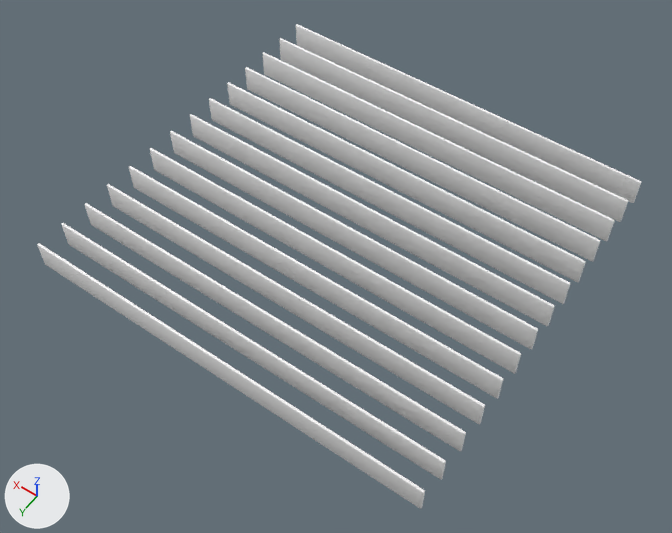
Two versions of the glTF model static/3D/Animation/qudrix-webgl_q1_attach_bioclimactic-pergola-Q27.glb, one commit apart.
Both versions are drawn from a 50 mm camera at (-2.19, 0.23, 7.26) aimed at (-0.06, -2.75, 2.59). Every picture has the same lights, and +X, +Y and +Z are marked at lower left. Both versions are drawn at frame 25 of the action 'Animation'; the numbers are the values there.

Names of what the first picture shows: 'attach_bioclimactic-pergola-Q27-pergola-001', 'attach_bioclimactic-pergola-Q27-pergola-002', 'attach_bioclimactic-pergola-Q27-pergola-003', 'attach_bioclimactic-pergola-Q27-pergola-004', 'attach_bioclimactic-pergola-Q27-pergola-005', 'attach_bioclimactic-pergola-Q27-pergola-006', 'attach_bioclimactic-pergola-Q27-pergola-007', 'attach_bioclimactic-pergola-Q27-pergola-008', 'attach_bioclimactic-pergola-Q27-pergola-009', 'attach_bioclimactic-pergola-Q27-pergola-010', 'attach_bioclimactic-pergola-Q27-pergola-011', 'attach_bioclimactic-pergola-Q27-pergola-012', 'attach_bioclimactic-pergola-Q27-pergola-013', 'attach_bioclimactic-pergola-Q27-pergola-014'.
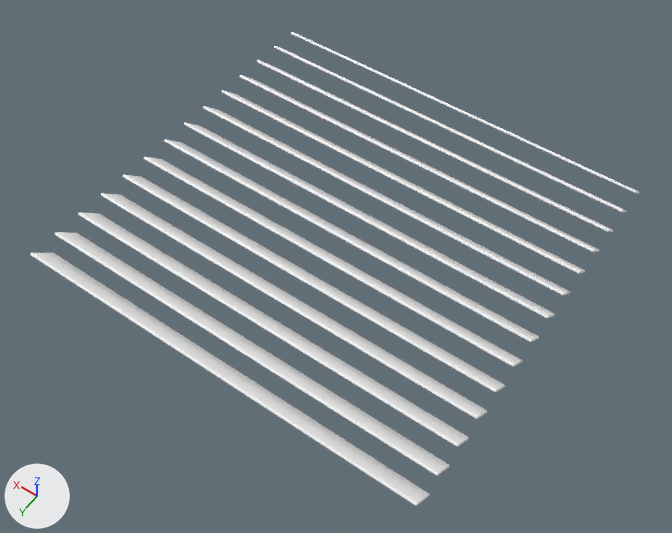
Changed parts and their boxes (x1, y1, x2, y2) in the pictures (672 x 533 px):
'attach_bioclimactic-pergola-Q27-pergola-011', moved, turned
    before: (245, 67, 600, 262)
    after: (222, 90, 585, 274)
'attach_bioclimactic-pergola-Q27-pergola-012', moved, turned
    before: (227, 82, 586, 282)
    after: (240, 75, 599, 252)
'attach_bioclimactic-pergola-Q27-pergola-010', turned
    before: (209, 98, 570, 304)
    after: (203, 106, 570, 295)
'attach_bioclimactic-pergola-Q27-pergola-009', turned
    before: (190, 114, 555, 326)
    after: (184, 123, 555, 318)
'attach_bioclimactic-pergola-Q27-pergola-013', turned
    before: (263, 52, 615, 241)
    after: (257, 60, 613, 232)
'attach_bioclimactic-pergola-Q27-pergola-008', turned
    before: (170, 131, 538, 349)
    after: (164, 139, 539, 342)
'attach_bioclimactic-pergola-Q27-pergola-014', turned
    before: (279, 38, 628, 222)
    after: (274, 46, 627, 213)
'attach_bioclimactic-pergola-Q27-pergola-007', turned
    before: (150, 148, 521, 374)
    after: (144, 157, 522, 367)
'attach_bioclimactic-pergola-Q27-pergola-006', turned
    before: (129, 166, 503, 398)
    after: (122, 175, 505, 392)
'attach_bioclimactic-pergola-Q27-pergola-004', turned
    before: (107, 184, 485, 424)
    after: (101, 193, 487, 419)
'attach_bioclimactic-pergola-Q27-pergola-005', turned
    before: (296, 24, 642, 203)
    after: (291, 32, 639, 194)
'attach_bioclimactic-pergola-Q27-pergola-003', turned
    before: (85, 203, 466, 451)
    after: (78, 212, 469, 447)
'attach_bioclimactic-pergola-Q27-pergola-002', turned
    before: (61, 223, 446, 479)
    after: (55, 232, 450, 476)
'attach_bioclimactic-pergola-Q27-pergola-001', turned
    before: (37, 243, 425, 509)
    after: (30, 253, 430, 506)

What changed in the scene script:
```text
Change ob_attach_bioclimactic_pergola_q27_pergola_001:
    ob_attach_bioclimactic_pergola_q27_pergola_001.rotation_euler: (-3.142, 1.571, 0.0) -> (1.571, 0.785, -1.571)  # degrees (-180, 90, 0) -> degrees (90, 45, -90)
Change ob_attach_bioclimactic_pergola_q27_pergola_002:
    ob_attach_bioclimactic_pergola_q27_pergola_002.rotation_euler: (-3.142, 1.571, 0.0) -> (1.571, 0.785, -1.571)  # degrees (-180, 90, 0) -> degrees (90, 45, -90)
Change ob_attach_bioclimactic_pergola_q27_pergola_003:
    ob_attach_bioclimactic_pergola_q27_pergola_003.rotation_euler: (-3.142, 1.571, 0.0) -> (1.571, 0.785, -1.571)  # degrees (-180, 90, 0) -> degrees (90, 45, -90)
Change ob_attach_bioclimactic_pergola_q27_pergola_004:
    ob_attach_bioclimactic_pergola_q27_pergola_004.rotation_euler: (-3.142, 1.571, 0.0) -> (1.571, 0.785, -1.571)  # degrees (-180, 90, 0) -> degrees (90, 45, -90)
Change ob_attach_bioclimactic_pergola_q27_pergola_005:
    ob_attach_bioclimactic_pergola_q27_pergola_005.rotation_euler: (-3.142, 1.571, 0.0) -> (1.571, 0.785, -1.571)  # degrees (-180, 90, 0) -> degrees (90, 45, -90)
Change ob_attach_bioclimactic_pergola_q27_pergola_006:
    ob_attach_bioclimactic_pergola_q27_pergola_006.rotation_euler: (-3.142, 1.571, 0.0) -> (1.571, 0.785, -1.571)  # degrees (-180, 90, 0) -> degrees (90, 45, -90)
Change ob_attach_bioclimactic_pergola_q27_pergola_007:
    ob_attach_bioclimactic_pergola_q27_pergola_007.rotation_euler: (-3.142, 1.571, 0.0) -> (1.571, 0.785, -1.571)  # degrees (-180, 90, 0) -> degrees (90, 45, -90)
Change ob_attach_bioclimactic_pergola_q27_pergola_008:
    ob_attach_bioclimactic_pergola_q27_pergola_008.rotation_euler: (-3.142, 1.571, 0.0) -> (1.571, 0.785, -1.571)  # degrees (-180, 90, 0) -> degrees (90, 45, -90)
Change ob_attach_bioclimactic_pergola_q27_pergola_009:
    ob_attach_bioclimactic_pergola_q27_pergola_009.rotation_euler: (-3.142, 1.571, 0.0) -> (1.571, 0.785, -1.571)  # degrees (-180, 90, 0) -> degrees (90, 45, -90)
Change ob_attach_bioclimactic_pergola_q27_pergola_010:
    ob_attach_bioclimactic_pergola_q27_pergola_010.rotation_euler: (-3.142, 1.571, 0.0) -> (1.571, 0.785, -1.571)  # degrees (-180, 90, 0) -> degrees (90, 45, -90)
Change ob_attach_bioclimactic_pergola_q27_pergola_011:
    ob_attach_bioclimactic_pergola_q27_pergola_011.location: (0.00569, -3.673, 2.762) -> (0.00569, -3.471, 2.762)
    ob_attach_bioclimactic_pergola_q27_pergola_011.rotation_euler: (-3.142, 1.571, 0.0) -> (1.571, 0.785, -1.571)  # degrees (-180, 90, 0) -> degrees (90, 45, -90)
Change ob_attach_bioclimactic_pergola_q27_pergola_012:
    ob_attach_bioclimactic_pergola_q27_pergola_012.location: (0.00569, -3.471, 2.762) -> (0.00569, -3.673, 2.762)
    ob_attach_bioclimactic_pergola_q27_pergola_012.rotation_euler: (-3.142, 1.571, 0.0) -> (1.571, 0.785, -1.571)  # degrees (-180, 90, 0) -> degrees (90, 45, -90)
Change ob_attach_bioclimactic_pergola_q27_pergola_013:
    ob_attach_bioclimactic_pergola_q27_pergola_013.rotation_euler: (-3.142, 1.571, 0.0) -> (1.571, 0.785, -1.571)  # degrees (-180, 90, 0) -> degrees (90, 45, -90)
Change ob_attach_bioclimactic_pergola_q27_pergola_014:
    ob_attach_bioclimactic_pergola_q27_pergola_014.rotation_euler: (-3.142, 1.571, 0.0) -> (1.571, 0.785, -1.571)  # degrees (-180, 90, 0) -> degrees (90, 45, -90)
```
